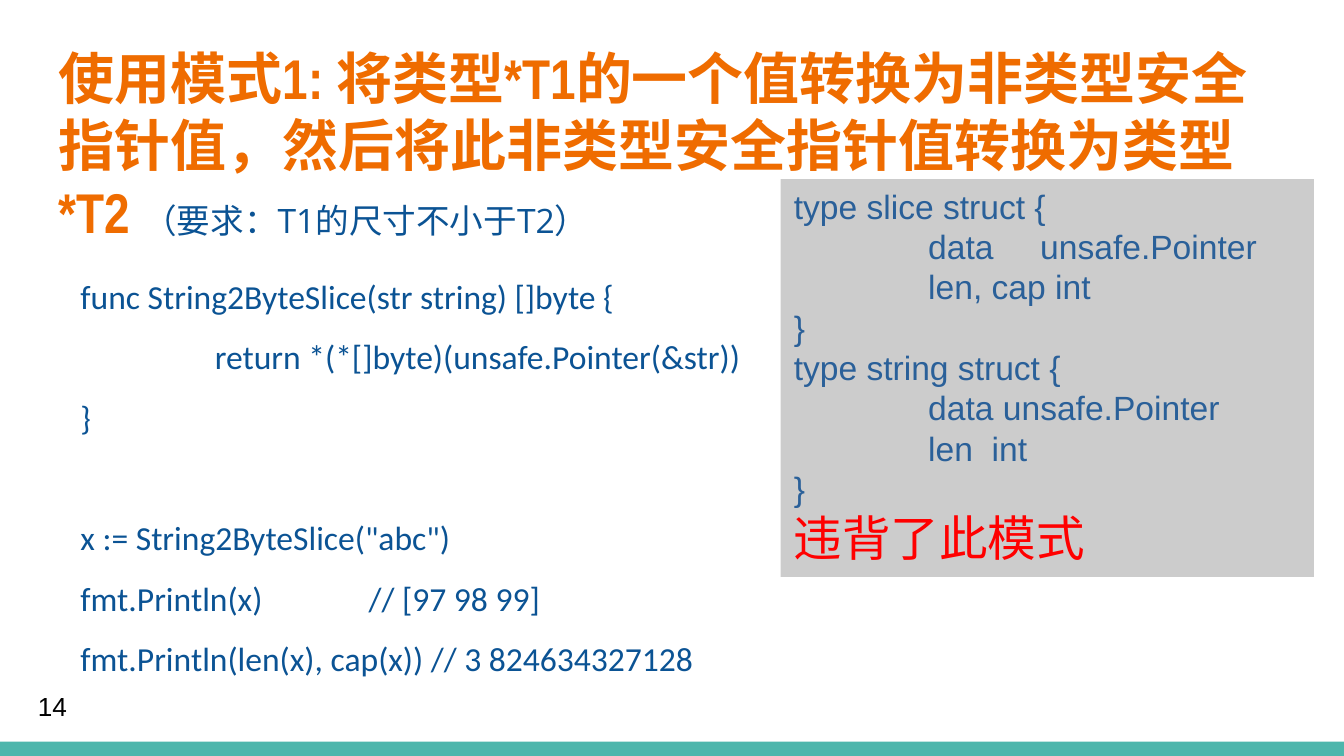
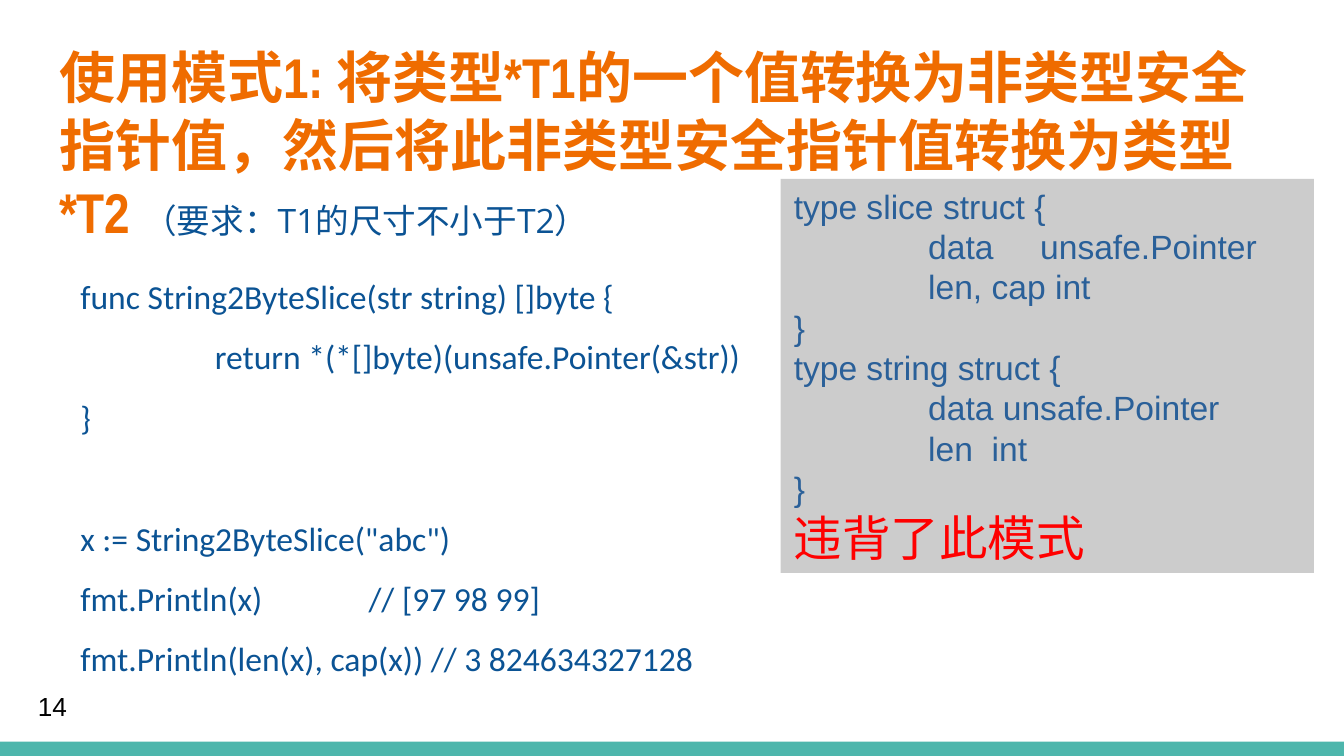
Before and after one commit to cm19940306/go-nightreading-unsafe, a slide deck: slide 14 of Go中的非类型安全指针 (Go 夜读 SIG 小组)-final.pptx. Drawn at 1344x756 pixels with LibreOffice and Linux fonts; fonts in the diff are those of the drawing; background and template pictures are left out. Boxes give left, top, right and bottom in pixels: in the first picture for what was removed or moved away, otherwise in the second. Text is boxed around its words. In the diff, an @@ line names an element or a change of style, - is before the commit and + after.

```diff
--- a/Go中的非类型安全指针 (Go 夜读 SIG 小组)-final.pptx
+++ b/Go中的非类型安全指针 (Go 夜读 SIG 小组)-final.pptx
@@ rectangle "type slice struct {": place and size @@
-rectangle "type slice struct {" at bbox=[781, 179, 1314, 577]
+rectangle "type slice struct {" at bbox=[781, 179, 1314, 573]
```
Also in this commit, not shown: 6 other slides changed, 1 other file.
